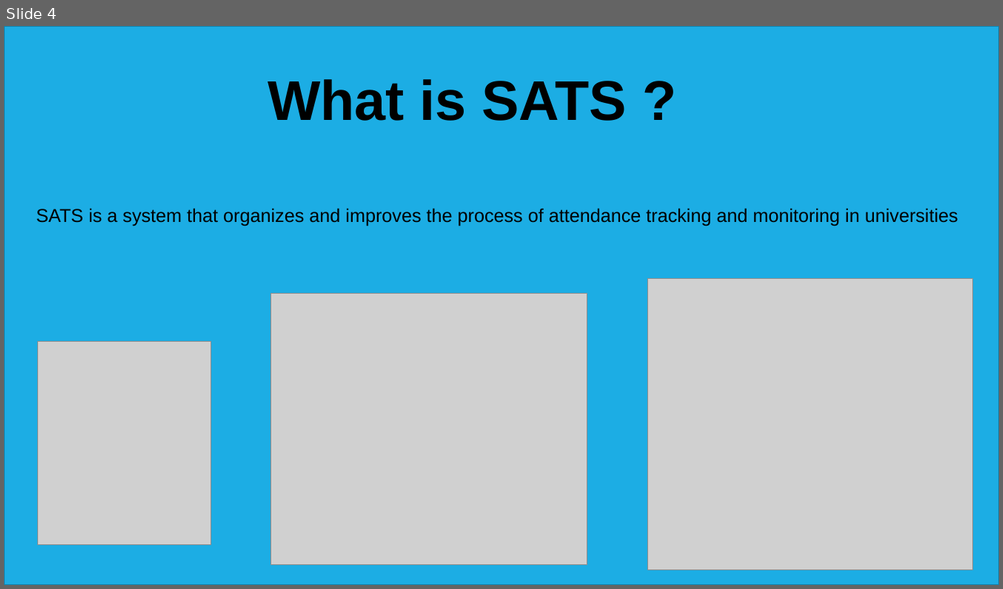
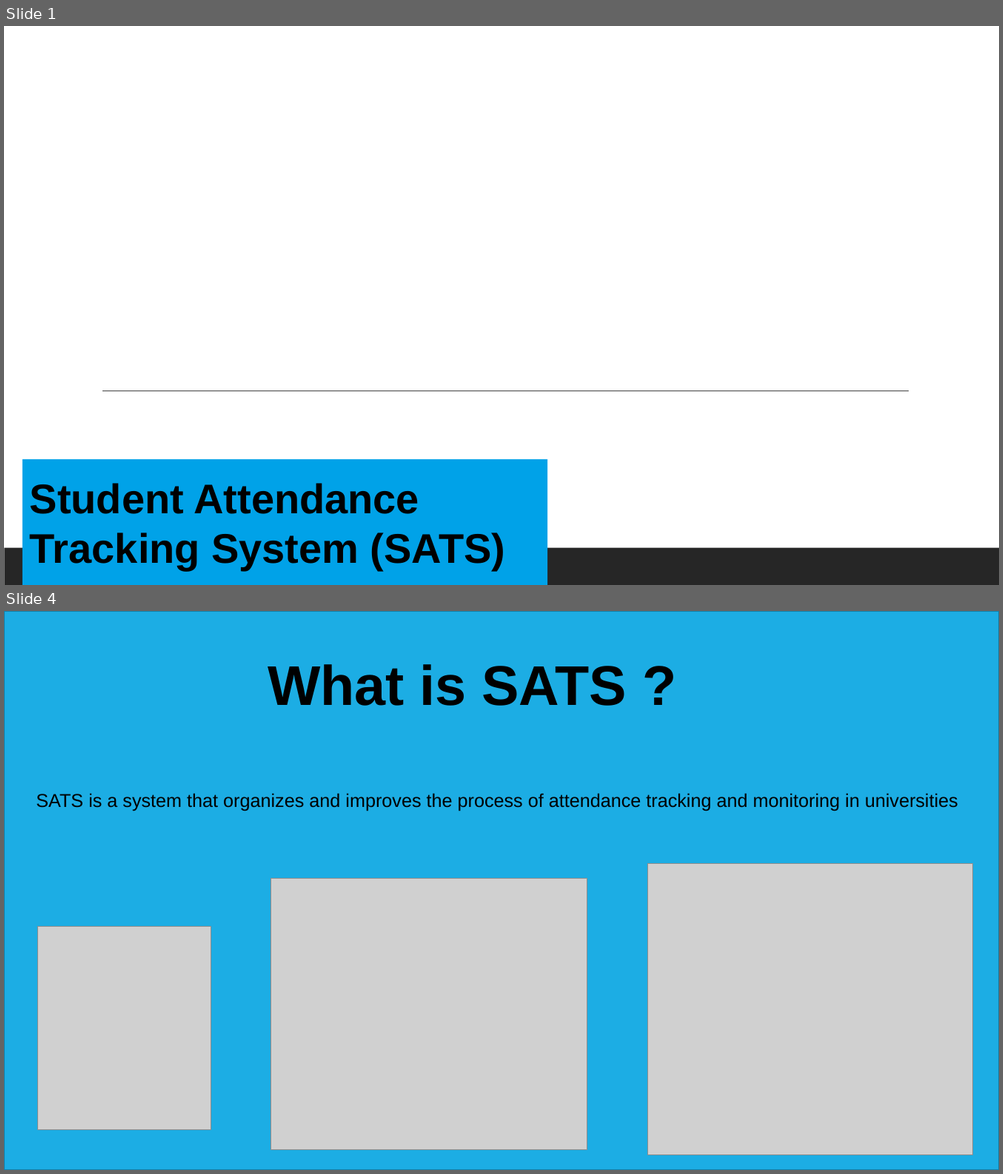
Before and after one commit to hashem-ali/SATS, a slide deck: ProjectPhases/Project-Phase-03-CS310-F-171.pptx. Shown one above the other, each under a label of ours: slide 4 before the commit, slides 1 and 4 after it; the slides between them are not shown. The pictures are 1003x589 and 1003x1174 pixels, drawn with LibreOffice and Linux fonts; fonts in the diff are those of the drawing; grey boxes stand for pictures; background and template pictures are left out. Boxes give left, top, right and bottom in pixels: in the first picture for what was removed or moved away, otherwise in the second. Text is boxed around its words. In the diff, an @@ line names an element or a change of style, - is before the commit and + after.

```diff
--- a/ProjectPhases/Project-Phase-03-CS310-F-171.pptx
+++ b/ProjectPhases/Project-Phase-03-CS310-F-171.pptx
@@ slide 1 added at [4, 26, 999, 585], background picture (left out); not listed: 1 template element that a slide beside it also shows @@
@@ line added from (102, 391) to (908, 391), #404040 1 pt @@
@@ rectangle added at [22, 460, 548, 585], fill #00A2E8, 40 pt, text #000000, bold @@
+Student Attendance Tracking System (SATS)
```
Also in this commit, not shown: 2 slides changed, 5 other slides added, 1 slide removed.
